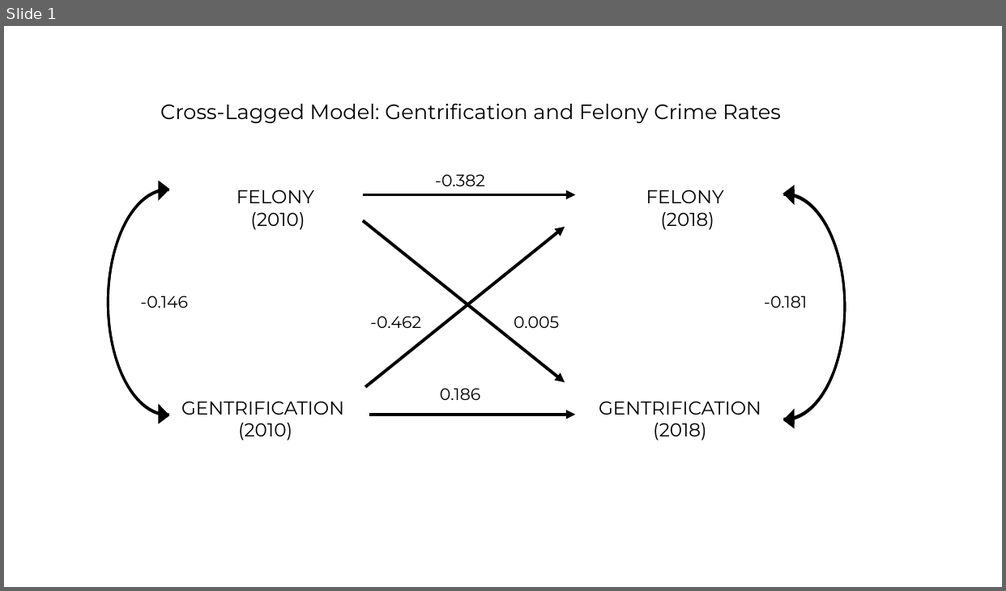
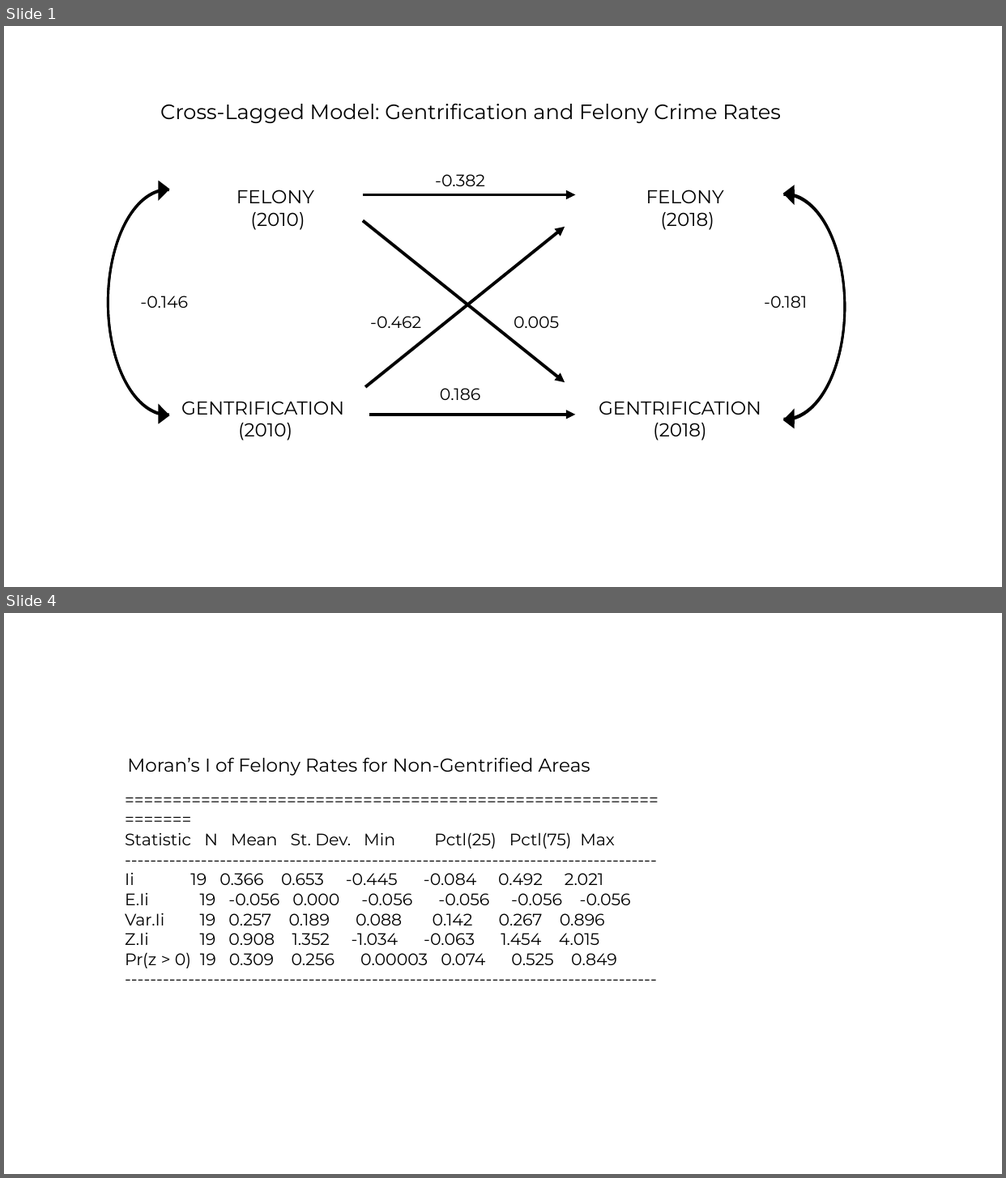
Before and after one commit to louiedooey/Thesis-Gentrification-and-Crime-NYC, a slide deck: visualizations/Diagrams.pptx. Shown one above the other, each under a label of ours: slide 1 before the commit, slides 1 and 4 after it; the slides between them are not shown. The pictures are 1006x591 and 1006x1178 pixels, drawn with LibreOffice and Linux fonts; fonts in the diff are those of the drawing. Boxes give left, top, right and bottom in pixels: in the first picture for what was removed or moved away, otherwise in the second. Text is boxed around its words. In the diff, an @@ line names an element or a change of style, - is before the commit and + after.

```diff
--- a/visualizations/Diagrams.pptx
+++ b/visualizations/Diagrams.pptx
@@ slide 4 added at (x1=4, y1=613, x2=1002, y2=1174), background #FFFFFF @@
@@ text added at (x1=127, y1=757, x2=590, y2=776), 18 pt, text #000000 @@
+Moran’s I of Felony Rates for Non-Gentrified Areas
@@ text added at (x1=125, y1=833, x2=631, y2=969), 16 pt, text #000000 @@
+===============================================================
+Statistic N Mean St. Dev. Min Pctl(25) Pctl(75) Max
+------------------------------------------------------------------------------------
+Ii 19 0.366 0.653 -0.445 -0.084 0.492 2.021
+E.Ii 19 -0.056 0.000 -0.056 -0.056 -0.056 -0.056
+Var.Ii 19 0.257 0.189 0.088 0.142 0.267 0.896
+Z.Ii 19 0.908 1.352 -1.034 -0.063 1.454 4.015
+Pr(z > 0) 19 0.309 0.256 0.00003 0.074 0.525 0.849
+------------------------------------------------------------------------------------
```
Also in this commit, not shown: 1 slide changed, 3 other slides added, 29 other files.
